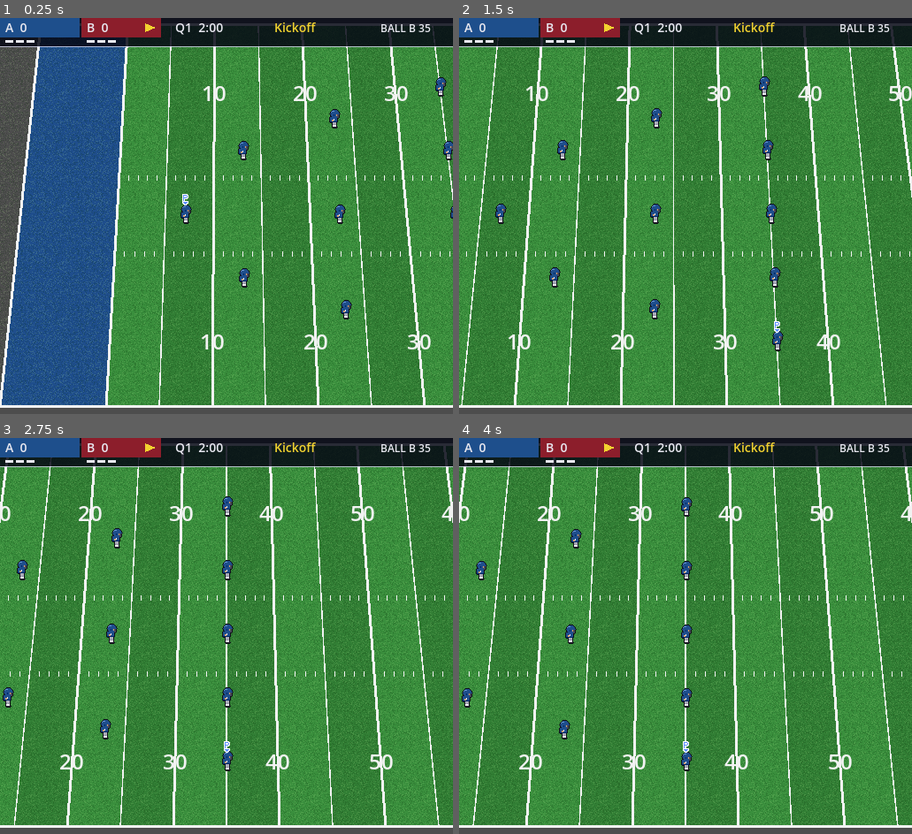
Above: before the commit, frames 1-4 (two rows, left to right).
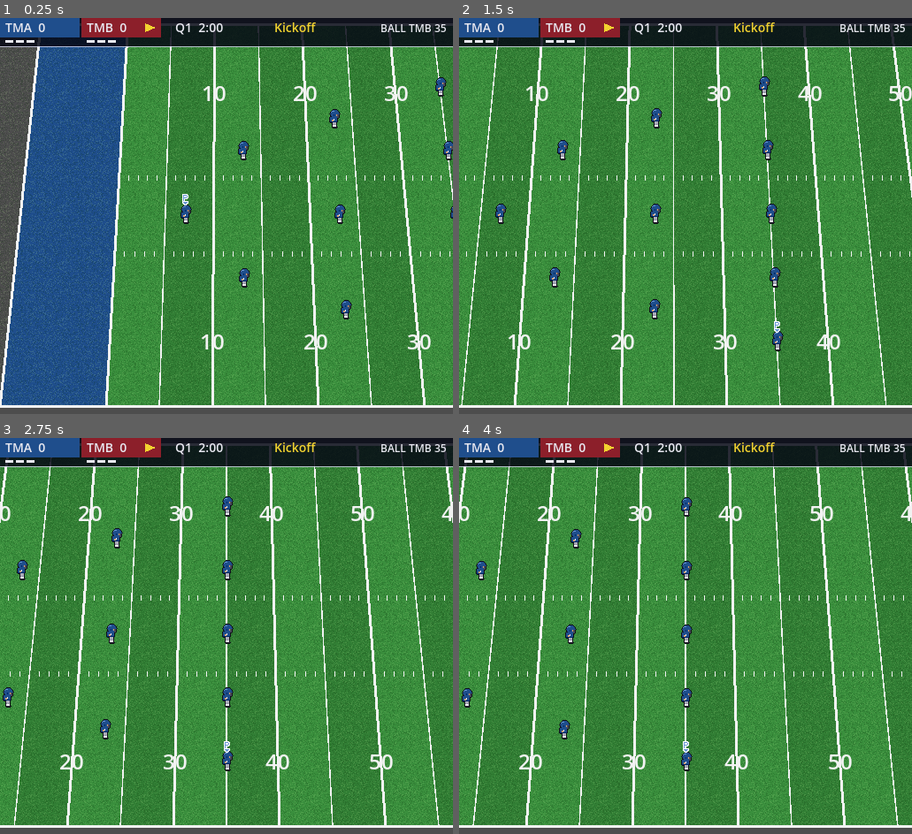
Above: after the commit, the same moments.

Repository: joaorodrigues1994/total-football
Game: Godot game, scene res://scenes/main.tscn
Two runs of this game, one before a commit and one after it. Both use one fixed random seed, a clock stepped at 60 frames per second and the inputs below.
Inputs:
- Up to frame 1 (0.25 s): no input
- Up to frame 2 (1.5 s): hold Right (ui_right) 0.53-1.28 s; tap T (btn_timeout) at 0.6 s; tap Enter at 1.25 s; hold Down (ui_down) from 1.28 s (still down); tap A (btn_a) at 1.35 s
- Up to frame 3 (2.75 s): tap T (btn_timeout) at 1.55, 2.3 s; release Down (ui_down) at 2.03 s; hold Right (ui_right) from 2.03 s (still down); tap D (btn_d) at 2.1 s
- Up to frame 4 (4 s): release Right (ui_right) at 2.78 s; hold Up (ui_up) 2.78-3.53 s; tap G (btn_fg) at 2.85 s; tap T (btn_timeout) at 3.05, 3.8 s; hold Left (ui_left) from 3.53 s (still down); tap P (btn_punt) at 3.6 s

The runs differ from the first frame. In frame 1, 0.3% of the frame differs, in the area x 1-99%, y 1-48%; in frame 2, 0.3%; in frame 3, 0.3%; in frame 4, 0.3%.

Commit message:
Apresentacao dos times: uniformes recoloridos, abreviacoes e cores no placar, endzones e menu
Co-Authored-By: Claude Sonnet 5.5 <noreply@anthropic.com>

Diff:
--- /dev/null
+++ b/scripts/data/team_style.gd
@@ -0,0 +1,29 @@
+class_name TeamStyle
+extends RefCounted
+## Cores derivadas da cor primária de um time. As variações de tom seguem a regra de tools/gen_player_sprites.py
+## (claro = +70 por canal, escuro = -40), assim o uniforme gerado reproduz exatamente a arte original.
+
+const LIGHT_STEP := 70
+const DARK_STEP := 40
+const DARK_TEXT := Color("14141c")
+const LIGHT_TEXT := Color("e8e8f0")
+## Luminância acima da qual o texto sobre a cor do time fica escuro.
+const TEXT_SWITCH := 0.6
+
+
+static func light(c: Color) -> Color:
+	return Color8(mini(255, c.r8 + LIGHT_STEP), mini(255, c.g8 + LIGHT_STEP), mini(255, c.b8 + LIGHT_STEP))
+
+
+static func dark(c: Color) -> Color:
+	return Color8(maxi(0, c.r8 - DARK_STEP), maxi(0, c.g8 - DARK_STEP), maxi(0, c.b8 - DARK_STEP))
+
+
+## Cor do indicador "P" do jogador controlado.
+static func marker_color(primary: Color) -> Color:
+	return light(primary)
+
+
+## Texto legível sobre um fundo da cor do time.
+static func text_on(background: Color) -> Color:
+	return DARK_TEXT if background.get_luminance() > TEXT_SWITCH else LIGHT_TEXT
--- a/scripts/entities/player.gd
+++ b/scripts/entities/player.gd
@@ -19,6 +19,9 @@
 @export var role := ""
 ## Estado do jogador cadastrado nesta partida (identidade em state.data); null em jogadores sem cadastro.
 var state: PlayerMatchState
+## Uniforme e cor do marcador do time em campo (definidos pela partida); sem eles vale o visual antigo A/B.
+var uniform_sheet: Texture2D
+var marker_color := Color(0.0, 0.0, 0.0, 0.0)
 
 ## Indica (com o "P") que o jogador humano controla este atleta.
 var is_controlled := false:
@@ -61,10 +64,15 @@
 func _ready() -> void:
 	if attributes == null:
 		attributes = PlayerAttributes.new()
-	var sheet: Texture2D = load("res://assets/sprites/player_team_%s.png" % ("a" if team == Team.A else "b"))
+	var sheet: Texture2D = uniform_sheet
+	if sheet == null:
+		sheet = load("res://assets/sprites/player_team_%s.png" % ("a" if team == Team.A else "b"))
 	_sprite.sprite_frames = PlayerSprites.build(sheet)
 	_sprite.offset = Vector2(0, -2)
-	_marker.color = Color(0.35, 0.55, 1.0) if team == Team.A else Color(1.0, 0.35, 0.35)
+	if marker_color.a > 0.0:
+		_marker.color = marker_color
+	else:
+		_marker.color = Color(0.35, 0.55, 1.0) if team == Team.A else Color(1.0, 0.35, 0.35)
 	_marker.z_index = 10
 	_marker.visible = is_controlled
 	_sprite.add_child(_marker)
--- /dev/null
+++ b/scripts/entities/team_sprites.gd
@@ -0,0 +1,45 @@
+class_name TeamSprites
+extends RefCounted
+## Uniformes por time: recolore o spritesheet-base neutro (player_team_a.png) trocando por cor exata os três
+## tons do time (principal, claro, escuro) pela cor primária e o branco (número, listra do capacete, meias)
+## pela secundária. Todo o resto (contorno, pele, calça, máscara, sapato, transparência) passa intacto.
+## Uma textura por par de cores, em cache.
+
+const BASE_SHEET := "res://assets/sprites/player_team_a.png"
+const BASE_PRIMARY := Color8(31, 78, 140)
+const BASE_SECONDARY := Color8(236, 236, 240)
+
+static var _cache := {}
+
+
+static func sheet_for(primary: Color, secondary: Color) -> Texture2D:
+	var key := "%s|%s" % [primary.to_html(false), secondary.to_html(false)]
+	if not _cache.has(key):
+		var base: Texture2D = load(BASE_SHEET)
+		_cache[key] = ImageTexture.create_from_image(recolor(base.get_image(), primary, secondary))
+	return _cache[key]
+
+
+## Cópia do spritesheet-base com as cores do time. Compara em 8 bits para a troca ser exata.
+static func recolor(base: Image, primary: Color, secondary: Color) -> Image:
+	var swaps := {
+		_key(BASE_PRIMARY): primary,
+		_key(TeamStyle.light(BASE_PRIMARY)): TeamStyle.light(primary),
+		_key(TeamStyle.dark(BASE_PRIMARY)): TeamStyle.dark(primary),
+		_key(BASE_SECONDARY): secondary,
+	}
+	var result := base.duplicate() as Image
+	for y in result.get_height():
+		for x in result.get_width():
+			var c := result.get_pixel(x, y)
+			if c.a == 0.0:
+				continue
+			var k := _key(c)
+			if swaps.has(k):
+				var to: Color = swaps[k]
+				result.set_pixel(x, y, Color(to.r, to.g, to.b, c.a))
+	return result
+
+
+static func _key(c: Color) -> int:
+	return (c.r8 << 16) | (c.g8 << 8) | c.b8
--- a/scripts/field/field.gd
+++ b/scripts/field/field.gd
@@ -13,6 +13,9 @@
 ## Posição x (px) das linhas de scrimmage e de first down; negativo = escondida. Definidas pela partida.
 var scrimmage_x := -1.0
 var first_down_x := -1.0
+## Cores das endzones (esquerda = time do lado A, direita = time do lado B); definidas pela partida.
+var endzone_left := ENDZONE_LEFT
+var endzone_right := ENDZONE_RIGHT
 
 var _grass_noise: Texture2D = load("res://assets/field/grass_noise.png")
 
@@ -32,8 +35,8 @@
 		_quad(cx, x, x + FieldConstants.yards_to_px(5.0), h, GRASS_A if i % 2 == 0 else GRASS_B)
 
 	var ez_w := FieldConstants.yards_to_px(FieldConstants.ENDZONE_YARDS)
-	_quad(cx, 0.0, ez_w, h, ENDZONE_LEFT)
-	_quad(cx, total_w - ez_w, total_w, h, ENDZONE_RIGHT)
+	_quad(cx, 0.0, ez_w, h, endzone_left)
+	_quad(cx, total_w - ez_w, total_w, h, endzone_right)
 
 	# Textura pontilhada da grama por cima das cores.
 	var x0 := maxf(0.0, cx - 420.0)
--- a/scripts/match/match.gd
+++ b/scripts/match/match.gd
@@ -133,8 +133,19 @@
 	var registry := TeamRegistry.new()
 	if registry.load_all():
 		roster = MatchRoster.new(registry.teams[DEFAULT_TEAM_IDS[0]], registry.teams[DEFAULT_TEAM_IDS[1]])
+		_apply_team_style()
 	else:
 		push_warning("dados de times inválidos, usando atributos por papel: %s" % str(registry.errors))
+
+
+## Abreviações e cores dos times no placar e nas endzones.
+func _apply_team_style() -> void:
+	_hud.team_names = [roster.teams[0].abbreviation, roster.teams[1].abbreviation]
+	_hud.team_colors = [roster.teams[0].primary_color, roster.teams[1].primary_color]
+	var field := get_parent().get_node_or_null("Field")
+	if field:
+		field.endzone_left = roster.teams[0].primary_color
+		field.endzone_right = roster.teams[1].primary_color
 
 
 func _physics_process(delta: float) -> void:
@@ -148,7 +159,7 @@
 	if rules.tick(delta):  # quarto acabou entre jogadas
 		_show_message("END OF QUARTER")
 		if not rules.game_over:
-			_hud.show_overlay("END OF Q%d" % (rules.quarter - 1), "A %d  x  B %d" % [rules.score[0], rules.score[1]], 2.0)
+			_hud.show_overlay("END OF Q%d" % (rules.quarter - 1), _hud.score_line(rules), 2.0)
 		_setup()
 		return
 	match state:
@@ -297,7 +308,7 @@
 		return false
 	if Input.is_action_just_pressed("btn_timeout") and rules.use_timeout(HUMAN_TEAM):
 		_play_clock.start()
-		_show_message("TIMEOUT  %s" % ("A" if HUMAN_TEAM == 0 else "B"))
+		_show_message("TIMEOUT  %s" % _hud.team_names[HUMAN_TEAM])
 	var human_choice := _off_choice if human_side == Side.OFFENSE else _def_choice
 	if human_choice.is_empty():
 		_poll_human_choice()
@@ -387,6 +398,7 @@
 		"seconds": _play_clock.seconds_left(),
 		"warning": _play_clock.is_warning(),
 		"timeouts": rules.timeouts,
+		"names": _hud.team_names,
 		"fourth_down": offense_side and rules.down == 4 and rules.next_play == GameRules.Next.SCRIMMAGE,
 	})
 
@@ -631,7 +643,7 @@
 		p.shove = Vector2.ZERO
 		p.block_pose = ""
 	if events["quarter_ended"] and not events["game_over"]:
-		_hud.show_overlay("END OF Q%d" % (rules.quarter - 1), "A %d  x  B %d" % [rules.score[0], rules.score[1]], 2.0)
+		_hud.show_overlay("END OF Q%d" % (rules.quarter - 1), _hud.score_line(rules), 2.0)
 	_show_message("FINAL" if events["game_over"] else banner)
 
 
@@ -1061,6 +1073,10 @@
 		player.team = team
 		player.role = slot["role"]
 		var cast: PlayerMatchState = roster.state_for(team, player.role) if roster else null
+		if roster:
+			var club: TeamData = roster.teams[team]
+			player.uniform_sheet = TeamSprites.sheet_for(club.primary_color, club.secondary_color)
+			player.marker_color = TeamStyle.marker_color(club.primary_color)
 		if cast:
 			player.state = cast
 			player.attributes = cast.effective_attributes()
--- a/scripts/ui/play_menu.gd
+++ b/scripts/ui/play_menu.gd
@@ -52,7 +52,8 @@
 		var clock_color: Color = PlayMenu.WARNING_COLOR if info["warning"] else PlayMenu.TEXT_COLOR
 		draw_string(font, Vector2(380, 348), "PLAY CLOCK %02d" % info["seconds"], HORIZONTAL_ALIGNMENT_LEFT, -1, 12, clock_color)
 		var to: Array = info["timeouts"]
-		draw_string(font, Vector2(8, 442), "T: TIMEOUT   A:%d B:%d" % [to[0], to[1]], HORIZONTAL_ALIGNMENT_LEFT, -1, 9, PlayMenu.TEXT_COLOR)
+		var names: Array = info["names"]
+		draw_string(font, Vector2(8, 442), "T: TIMEOUT   %s:%d %s:%d" % [names[0], to[0], names[1], to[1]], HORIZONTAL_ALIGNMENT_LEFT, -1, 9, PlayMenu.TEXT_COLOR)
 		if info["fourth_down"]:
 			draw_string(font, Vector2(190, 442), "P: PUNT   G: FIELD GOAL", HORIZONTAL_ALIGNMENT_LEFT, -1, 9, PlayMenu.SELECTED_COLOR)
 		var heads := {"a": "RUN" if info["offense"] else "RUN DEFENSE", "s": "PASS" if info["offense"] else "PASS DEFENSE"}
--- a/scripts/ui/scoreboard.gd
+++ b/scripts/ui/scoreboard.gd
@@ -7,6 +7,10 @@
 const TEAM_COLORS := [Color(0.12, 0.31, 0.55), Color(0.55, 0.12, 0.17)]
 const TEXT_COLOR := Color("e8e8f0")
 const ACCENT_COLOR := Color("f2d230")
+
+## Abreviações e cores dos times dos lados A e B (definidas pela partida).
+var team_names: Array[String] = ["A", "B"]
+var team_colors: Array[Color] = [TEAM_COLORS[0], TEAM_COLORS[1]]
 
 var _bar := _Bar.new()
 var _banner := Label.new()
@@ -44,6 +48,8 @@
 		"situation": rules.down_and_distance(),
 		"possession": rules.possession,
 		"ball": _ball_text(rules),
+		"names": team_names.duplicate(),
+		"colors": team_colors.duplicate(),
 		"timeouts": rules.timeouts.duplicate(),
 		"game_over": rules.game_over,
 	}
@@ -51,8 +57,13 @@
 	if data != _bar.data:
 		_bar.data = data
 		if rules.game_over:
-			show_overlay("FINAL", "A %d  x  B %d" % [rules.score[0], rules.score[1]], 0.0)
+			show_overlay("FINAL", score_line(rules), 0.0)
 		_bar.queue_redraw()
+
+
+## "TMA 7  x  TMB 3", usado nas telas de fim de quarto e fim de jogo.
+func score_line(rules: GameRules) -> String:
+	return "%s %d  x  %s %d" % [team_names[0], rules.score[0], team_names[1], rules.score[1]]
 
 
 ## Tela simples sobre o campo. seconds <= 0 deixa a tela fixa (fim de jogo).
@@ -65,8 +76,7 @@
 
 func _ball_text(rules: GameRules) -> String:
 	var spot := rules.ball_on if rules.ball_on <= 50.0 else 100.0 - rules.ball_on
-	var teams: Array[String] = ["A", "B"]
-	var side: String = teams[rules.possession] if rules.ball_on <= 50.0 else teams[1 - rules.possession]
+	var side: String = team_names[rules.possession] if rules.ball_on <= 50.0 else team_names[1 - rules.possession]
 	return "%s %d" % [side, int(round(spot))]
 
 
@@ -91,11 +101,13 @@
 	func _draw_bar(font: Font) -> void:
 		draw_rect(Rect2(0, 0, 512, Scoreboard.BAR_HEIGHT), Color(0.02, 0.03, 0.08, 0.85))
 		draw_rect(Rect2(0, Scoreboard.BAR_HEIGHT, 512, 1), Color(0.85, 0.85, 0.95, 0.8))
-		var names := ["A", "B"]
+		var names: Array = data["names"]
 		for i in 2:
 			var x := i * 92.0
-			draw_rect(Rect2(x, 0, 90, 22), Scoreboard.TEAM_COLORS[i])
-			draw_string(font, Vector2(x + 6, 16), "%s  %d" % [names[i], data["score"][i]], HORIZONTAL_ALIGNMENT_LEFT, -1, 14, Scoreboard.TEXT_COLOR)
+			var fill: Color = data["colors"][i]
+			var ink := TeamStyle.text_on(fill)
+			draw_rect(Rect2(x, 0, 90, 22), fill)
+			draw_string(font, Vector2(x + 6, 16), "%s  %d" % [names[i], data["score"][i]], HORIZONTAL_ALIGNMENT_LEFT, -1, 14, ink)
 			for t in data["timeouts"][i]:  # um traço por timeout restante
 				draw_rect(Rect2(x + 6 + t * 12, 25, 9, 3), Scoreboard.TEXT_COLOR)
 			if data["possession"] == i:
--- /dev/null
+++ b/tests/appearance_suite.gd
@@ -0,0 +1,159 @@
+extends SceneTree
+## Testes da Etapa 4: uniformes recoloridos, nomes e cores dos times na apresentação.
+## Uso: Godot --headless --path . -s tests/appearance_suite.gd [-- caminho_da_folha_de_contato.png]
+
+var _fails := 0
+var _checks := 0
+
+
+func _check(ok: bool, what: String) -> void:
+	_checks += 1
+	if not ok:
+		_fails += 1
+		print("FALHA: ", what)
+
+
+func _init() -> void:
+	var s = load("res://scenes/main.tscn").instantiate()
+	root.add_child(s)
+	var m: Match = s.get_node("Match")
+	await physics_frame
+	_style()
+	_exact_originals(m)
+	_other_colors()
+	_presentation(m)
+	var args := OS.get_cmdline_user_args()
+	if args.size() > 0:
+		_contact_sheet(args[0])
+	print("RES appearance_suite: ", _checks, " verificações, ", _fails, " falhas")
+	quit(1 if _fails > 0 else 0)
+
+
+func _sheet(path: String) -> Image:
+	return (load(path) as Texture2D).get_image()
+
+
+func _same(a: Image, b: Image) -> bool:
+	return a.get_size() == b.get_size() and a.get_data() == b.get_data()
+
+
+func _style() -> void:
+	_check(TeamStyle.light(TeamSprites.BASE_PRIMARY).to_html(false) == "6594d2", "tom claro igual ao da arte original")
+	_check(TeamStyle.dark(TeamSprites.BASE_PRIMARY).to_html(false) == "002664", "tom escuro igual ao da arte original")
+	_check(TeamStyle.light(Color8(200, 200, 250)).to_html(false) == "ffffff", "tom claro limitado a 255")
+	_check(TeamStyle.dark(Color8(10, 20, 30)).to_html(false) == "000000", "tom escuro limitado a 0")
+	_check(TeamStyle.text_on(Color8(240, 200, 30)) == TeamStyle.DARK_TEXT, "texto escuro sobre amarelo")
+	_check(TeamStyle.text_on(Color8(31, 78, 140)) == TeamStyle.LIGHT_TEXT, "texto claro sobre azul")
+	_check(TeamStyle.text_on(Color8(140, 31, 42)) == TeamStyle.LIGHT_TEXT, "texto claro sobre vermelho")
+
+
+## Com as cores dos times genéricos a textura gerada é idêntica, pixel a pixel, aos PNG originais.
+func _exact_originals(m: Match) -> void:
+	var base := _sheet(TeamSprites.BASE_SHEET)
+	var a := m.roster.teams[0]
+	var b := m.roster.teams[1]
+	_check(_same(TeamSprites.recolor(base, a.primary_color, a.secondary_color), _sheet("res://assets/sprites/player_team_a.png")),
+			"time A idêntico a player_team_a.png")
+	_check(_same(TeamSprites.recolor(base, b.primary_color, b.secondary_color), _sheet("res://assets/sprites/player_team_b.png")),
+			"time B idêntico a player_team_b.png")
+	_check(TeamSprites.sheet_for(a.primary_color, a.secondary_color) == TeamSprites.sheet_for(a.primary_color, a.secondary_color),
+			"textura do time em cache")
+
+
+## Outras cores: só os tons do time e o branco mudam; o resto e a transparência ficam como estavam.
+func _other_colors() -> void:
+	var base := _sheet(TeamSprites.BASE_SHEET)
+	var swaps := {
+		TeamSprites.BASE_PRIMARY.to_html(false): "p", TeamStyle.light(TeamSprites.BASE_PRIMARY).to_html(false): "l",
+		TeamStyle.dark(TeamSprites.BASE_PRIMARY).to_html(false): "d", TeamSprites.BASE_SECONDARY.to_html(false): "s",
+	}
+	for pair in [[Color8(240, 200, 30), Color8(20, 20, 24)], [Color8(30, 140, 60), Color8(255, 255, 255)],
+			[Color8(20, 20, 24), Color8(240, 120, 20)], [Color8(250, 250, 250), Color8(200, 30, 30)]]:
+		var primary: Color = pair[0]
+		var secondary: Color = pair[1]
+		var out := TeamSprites.recolor(base, primary, secondary)
+		var expected := {"p": primary, "l": TeamStyle.light(primary), "d": TeamStyle.dark(primary), "s": secondary}
+		var bad := 0
+		var swapped := 0
+		for y in base.get_height():
+			for x in base.get_width():
+				var src := base.get_pixel(x, y)
+				var dst := out.get_pixel(x, y)
+				if src.a != dst.a:
+					bad += 1
+				elif src.a == 0.0:
+					continue
+				elif swaps.has(src.to_html(false)):
+					swapped += 1
+					var want: Color = expected[swaps[src.to_html(false)]]
+					if dst.to_html(false) != want.to_html(false):
+						bad += 1
+				elif src != dst:
+					bad += 1
+		_check(bad == 0, "recolor %s/%s: %d pixels fora do esperado" % [primary.to_html(false), secondary.to_html(false), bad])
+		_check(swapped == 3234 + 429 + 141 + 749, "recolor troca exatamente os pixels do time e o branco (%d)" % swapped)
+
+
+func _presentation(m: Match) -> void:
+	var a := m.roster.teams[0]
+	var b := m.roster.teams[1]
+	_check(m._hud.team_names == ["TMA", "TMB"], "placar com as abreviações")
+	_check(m._hud.team_colors[0] == a.primary_color and m._hud.team_colors[1] == b.primary_color, "placar com as cores primárias")
+	for i in 2:  # as constantes antigas eram floats arredondados: diferença de no máximo 1/255
+		var c: Color = m._hud.team_colors[i]
+		var old_c: Color = Scoreboard.TEAM_COLORS[i]
+		_check(absf(c.r - old_c.r) < 0.01 and absf(c.g - old_c.g) < 0.01 and absf(c.b - old_c.b) < 0.01, "cor do placar do lado %d praticamente igual à antiga" % i)
+	var field := m.get_parent().get_node("Field")
+	_check(field.endzone_left == a.primary_color and field.endzone_right == b.primary_color, "endzones com as cores dos times")
+	_check(field.endzone_left == Field.ENDZONE_LEFT and field.endzone_right == Field.ENDZONE_RIGHT, "endzones iguais às antigas")
+	m.rules.start_drive(0, 40.0)
+	_check(m._hud.score_line(m.rules) == "TMA 0  x  TMB 0", "linha de placar com abreviações")
+	_check(m._hud._ball_text(m.rules) == "TMA 40", "BALL com a abreviação do time com a bola")
+	m.rules.start_drive(1, 40.0)
+	_check(m._hud._ball_text(m.rules) == "TMB 40", "BALL do time B")
+	m.rules.start_drive(0, 70.0)
+	_check(m._hud._ball_text(m.rules) == "TMB 30", "BALL no campo adversário usa o outro time")
+
+	m._setup()
+	for p in m.offense + m.defense:
+		var club: TeamData = m.roster.teams[p.team]
+		_check(p.uniform_sheet == TeamSprites.sheet_for(club.primary_color, club.secondary_color), "%s com o uniforme do time" % p.role)
+		_check(p.marker_color == TeamStyle.marker_color(club.primary_color), "%s com a cor de marcador do time" % p.role)
+		break
+
+	# times invertidos: nomes, cores e uniformes acompanham o time
+	var original := m.roster
+	m.roster = MatchRoster.new(b, a)
+	m._apply_team_style()
+	_check(m._hud.team_names == ["TMB", "TMA"], "placar com times invertidos")
+	_check(field.endzone_left == b.primary_color, "endzone esquerda do time B quando ele ocupa o lado A")
+	m.rules.start_drive(0, 40.0)
+	m._setup()
+	var qb: Player = m._find(m.offense, "QB")
+	_check(qb.uniform_sheet == TeamSprites.sheet_for(b.primary_color, b.secondary_color), "uniforme do time B no lado A")
+	m.roster = original
+	m._apply_team_style()
+
+
+## Folha de contato: quadros de várias animações com cores de teste, para conferir a olho.
+func _contact_sheet(path: String) -> void:
+	var base := _sheet(TeamSprites.BASE_SHEET)
+	var colors := [
+		[Color8(31, 78, 140), Color8(236, 236, 240)], [Color8(140, 31, 42), Color8(236, 236, 240)],
+		[Color8(240, 200, 30), Color8(20, 20, 24)], [Color8(30, 140, 60), Color8(255, 255, 255)],
+		[Color8(20, 20, 24), Color8(240, 120, 20)], [Color8(250, 250, 250), Color8(200, 30, 30)],
+		[Color8(120, 40, 160), Color8(240, 200, 30)], [Color8(240, 120, 20), Color8(20, 40, 100)],
+	]
+	var frame := PlayerSprites.FRAME
+	var rows := [0, 1, 2, 3, 4, 5, 6, 9, 12]
+	var sheet := Image.create(frame * 4 * colors.size() / 2, frame * rows.size() * 2, false, Image.FORMAT_RGBA8)
+	sheet.fill(Color(0.23, 0.56, 0.24))
+	for i in colors.size():
+		var img := TeamSprites.recolor(base, colors[i][0], colors[i][1])
+		var ox := (i % 4) * frame * 4 if false else (i % (colors.size() / 2)) * frame * 4
+		var oy := (i / (colors.size() / 2)) * frame * rows.size()
+		for r in rows.size():
+			for f in 4:
+				sheet.blend_rect(img, Rect2i(f * frame, rows[r] * frame, frame, frame), Vector2i(ox + f * frame, oy + r * frame))
+	sheet.resize(sheet.get_width() * 3, sheet.get_height() * 3, Image.INTERPOLATE_NEAREST)
+	print("folha de contato: ", path, " -> ", error_string(sheet.save_png(path)))
Not shown, added: scripts/data/team_style.gd.uid
Not shown, added: scripts/entities/team_sprites.gd.uid
Not shown, added: tests/appearance_suite.gd.uid
Not shown, changed: CLAUDE.md
